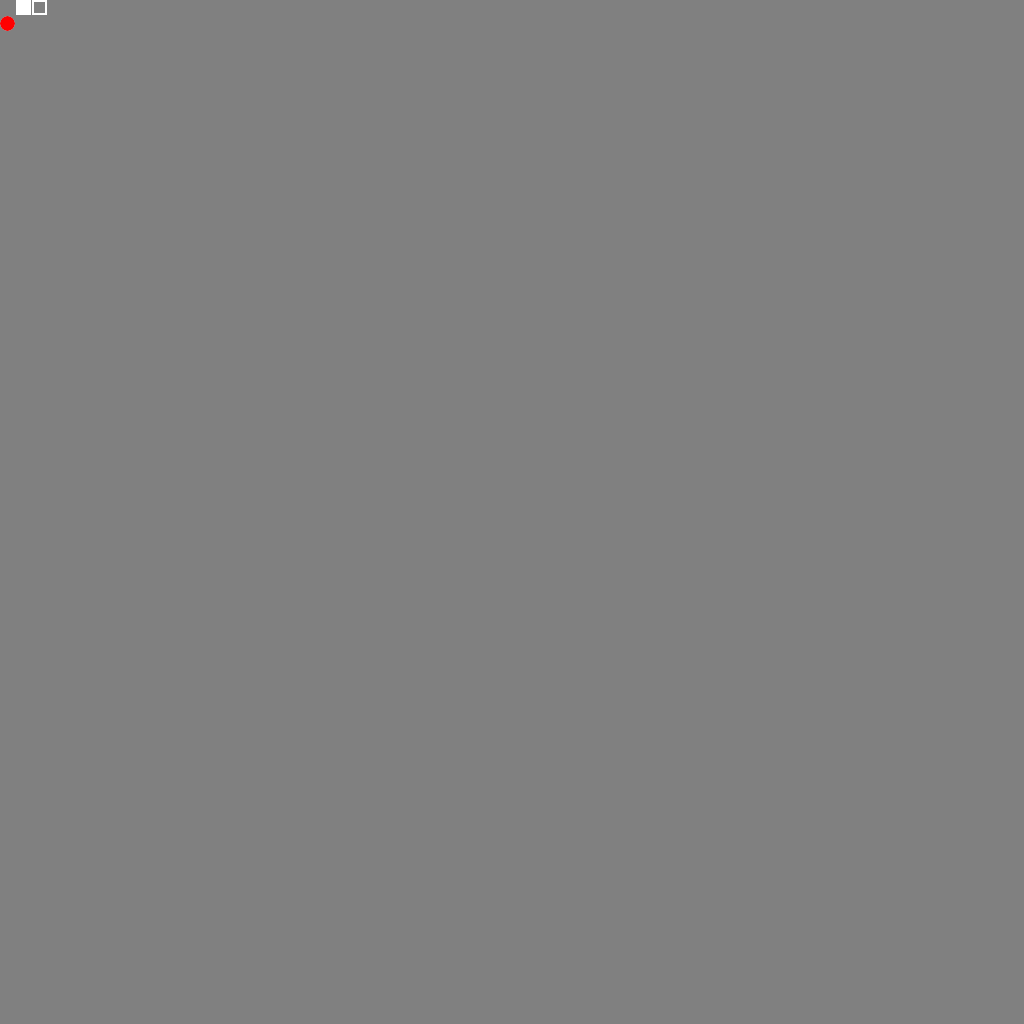
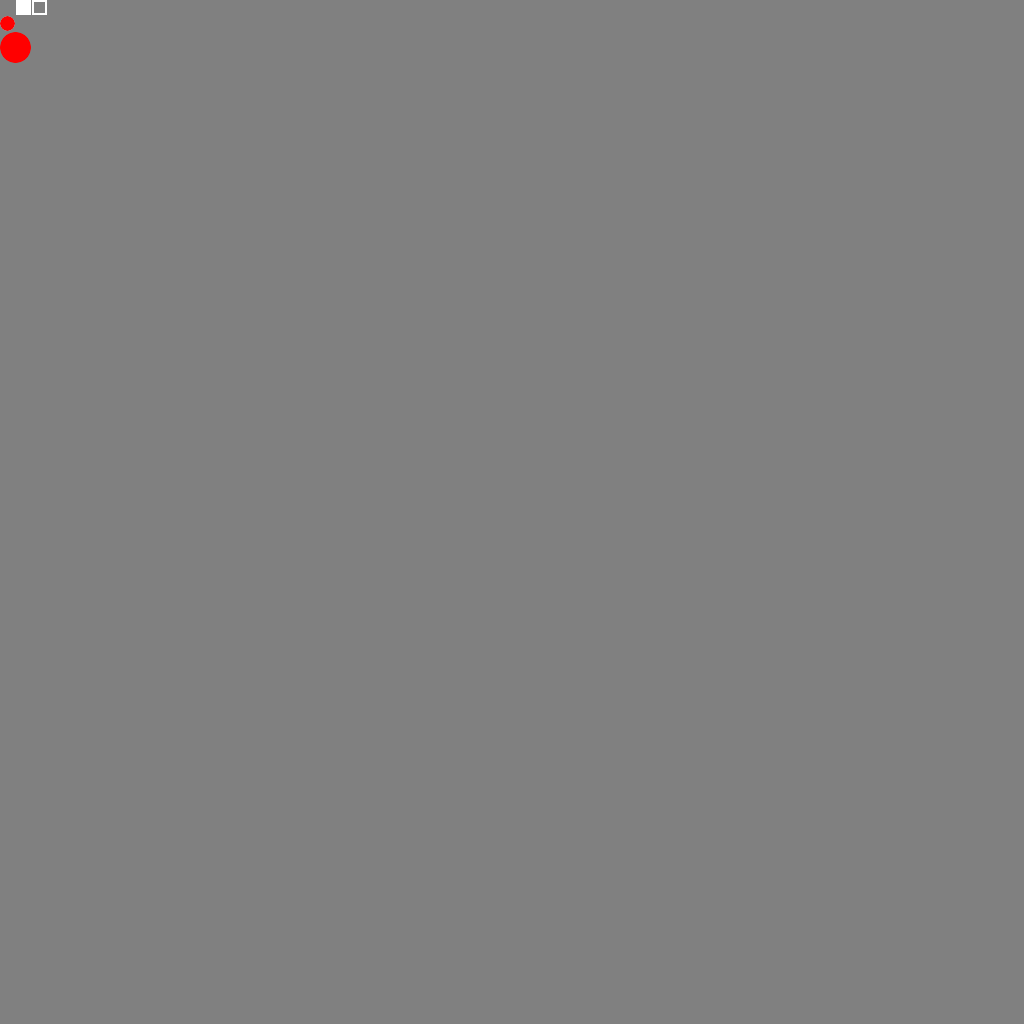
Layered file, before and after one edit (1024px x 1024px). Changes by layer:
painted on "背景" over (0, 32, 31, 63)
